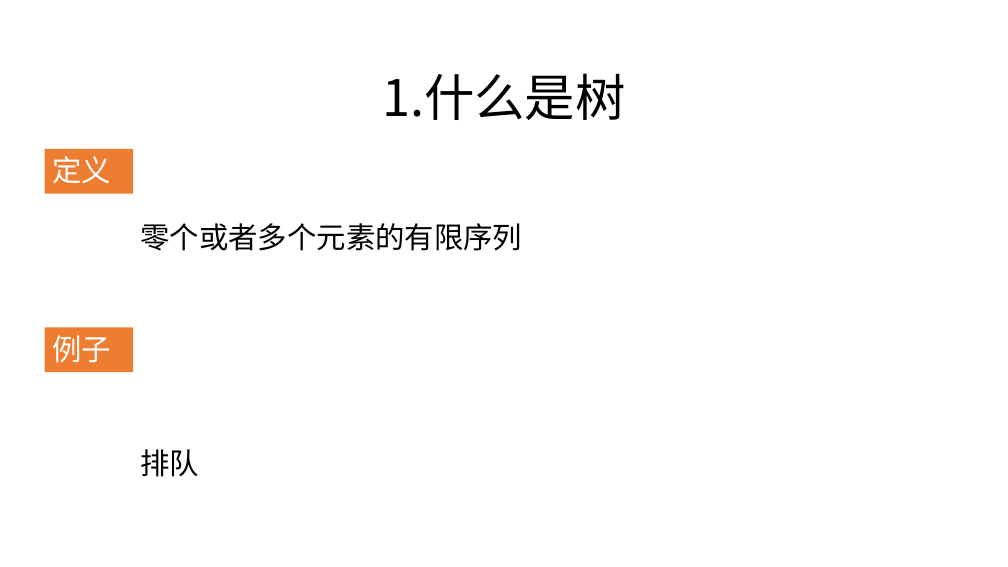
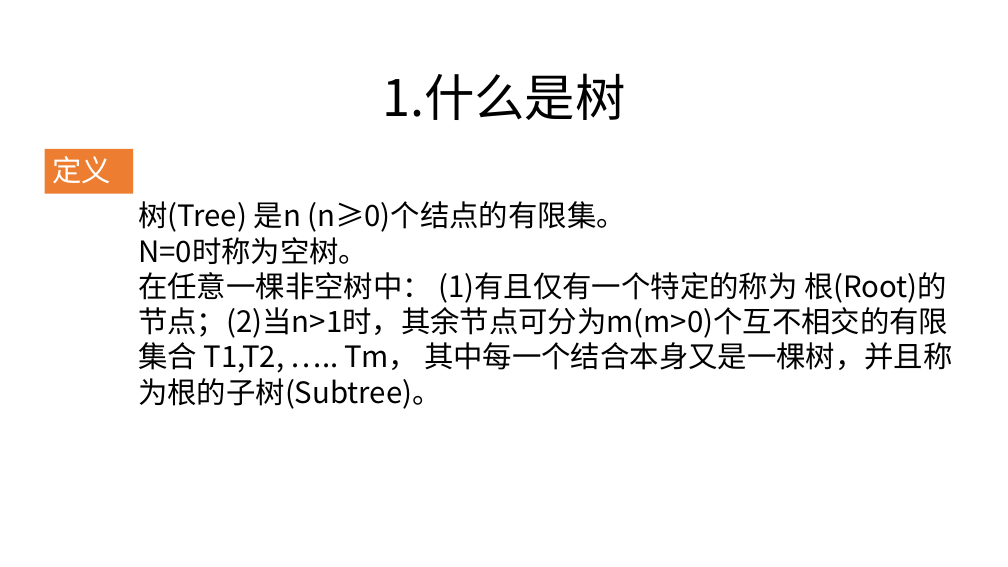
Before and after one commit to zjyesir/hmc_data_structure, a slide deck: slide 3 of ppt/6.树和二叉树.pptx. Drawn at 1008x567 pixels with LibreOffice and Linux fonts; fonts in the diff are those of the drawing; background and template pictures are left out. Boxes give left, top, right and bottom in pixels: in the first picture for what was removed or moved away, otherwise in the second. Text is boxed around its words. In the diff, an @@ line names an element or a change of style, - is before the commit and + after.

```diff
--- a/ppt/6.树和二叉树.pptx
+++ b/ppt/6.树和二叉树.pptx
@@ text added at box(138, 201, 952, 409), 28 pt, text #000000 @@
+树(Tree) 是n (n≥0)个结点的有限集。
+N=0时称为空树。
+在任意一棵非空树中： (1)有且仅有一个特定的称为 根(Root)的节点；(2)当n>1时，其余节点可分为m(m>0)个互不相交的有限集合 T1,T2, ….. Tm， 其中每一个结合本身又是一棵树，并且称为根的子树(Subtree)。
@@ text removed at box(141, 223, 523, 251) @@
-零个或者多个元素的有限序列
@@ rectangle removed at box(45, 327, 133, 372) @@
-例子
@@ text removed at box(141, 449, 200, 477) @@
-排队
```
Also in this commit, not shown: 3 other slides changed, 6 slides added, 2 other files.
